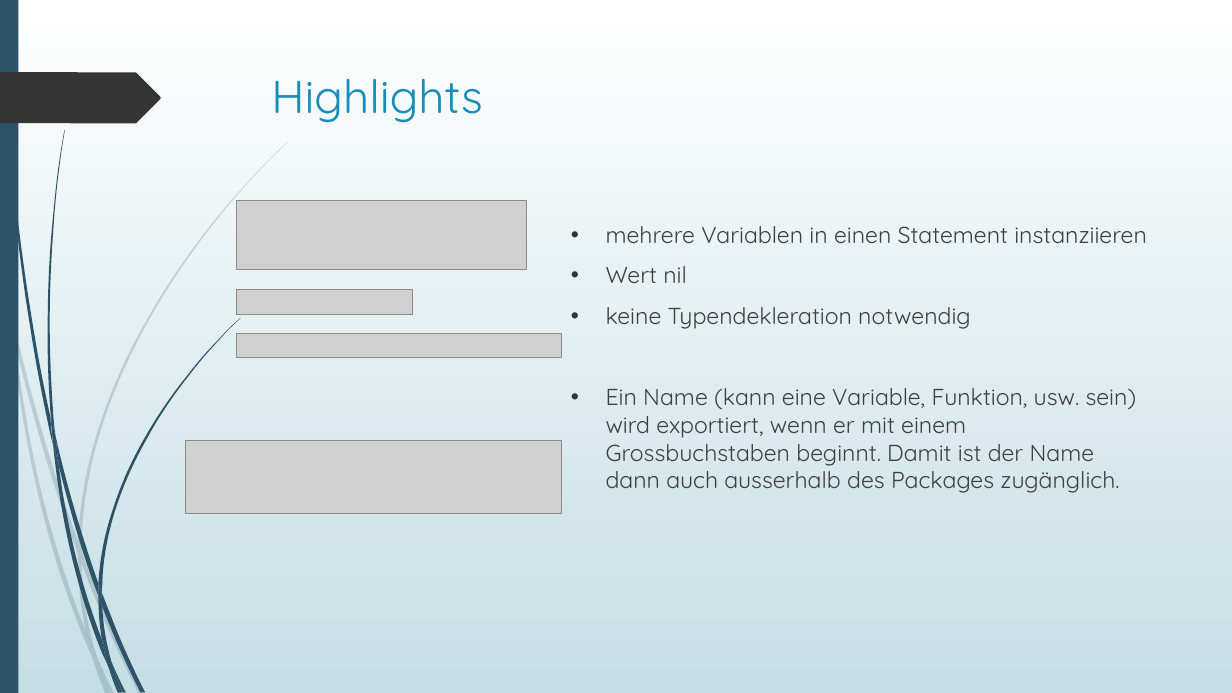
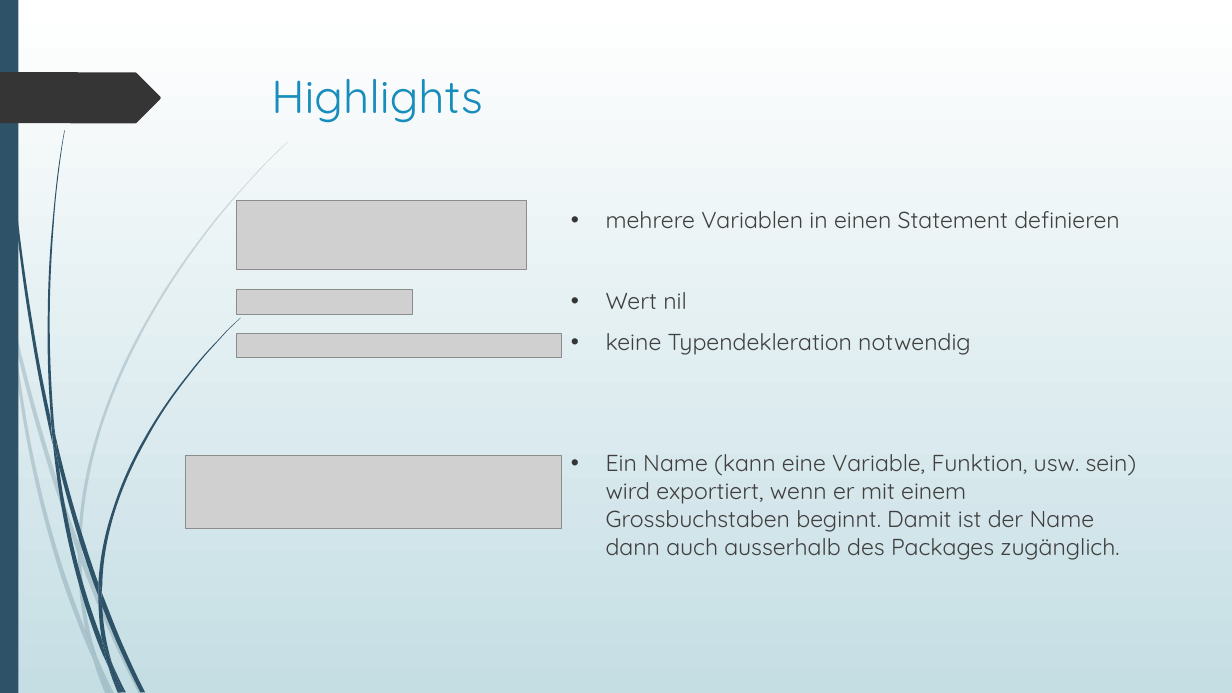
Before and after one commit to Sectan/GolangPCP, a slide deck: slide 5 of Go.pptx (slide 6 before the commit). Drawn at 1232x693 pixels with LibreOffice and Linux fonts; fonts in the diff are those of the drawing; grey boxes stand for pictures. Boxes give left, top, right and bottom in pixels: in the first picture for what was removed or moved away, otherwise in the second. Text is boxed around its words. In the diff, an @@ line names an element or a change of style, - is before the commit and + after.

```diff
--- a/Go.pptx
+++ b/Go.pptx
@@ text "mehrere Variablen in einen Statement ...": place and size @@
-text "mehrere Variablen in einen Statement ..." at (606, 226, 1147, 493)
+text "mehrere Variablen in einen Statement ..." at (606, 211, 1137, 560)
@@ text at (606, 211, 1120, 228): text changed @@
-• mehrere Variablen in einen Statement instanziieren
+• mehrere Variablen in einen Statement definieren
@@ picture: place and size @@
-picture at (186, 441, 562, 514)
+picture at (186, 456, 562, 529)
```
Also in this commit, not shown: 2 other slides changed, 1 slide removed, 1 other file.
